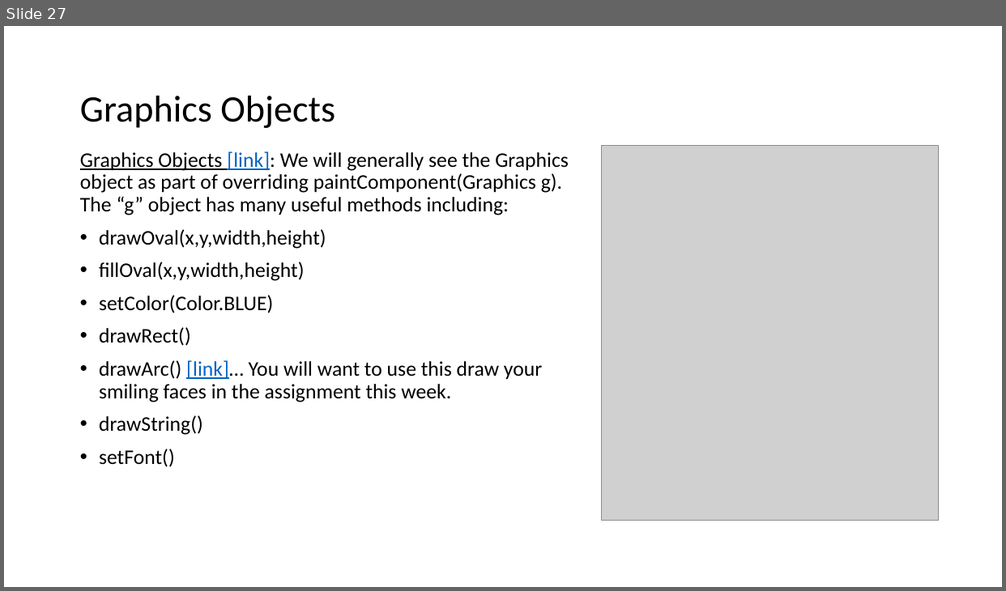
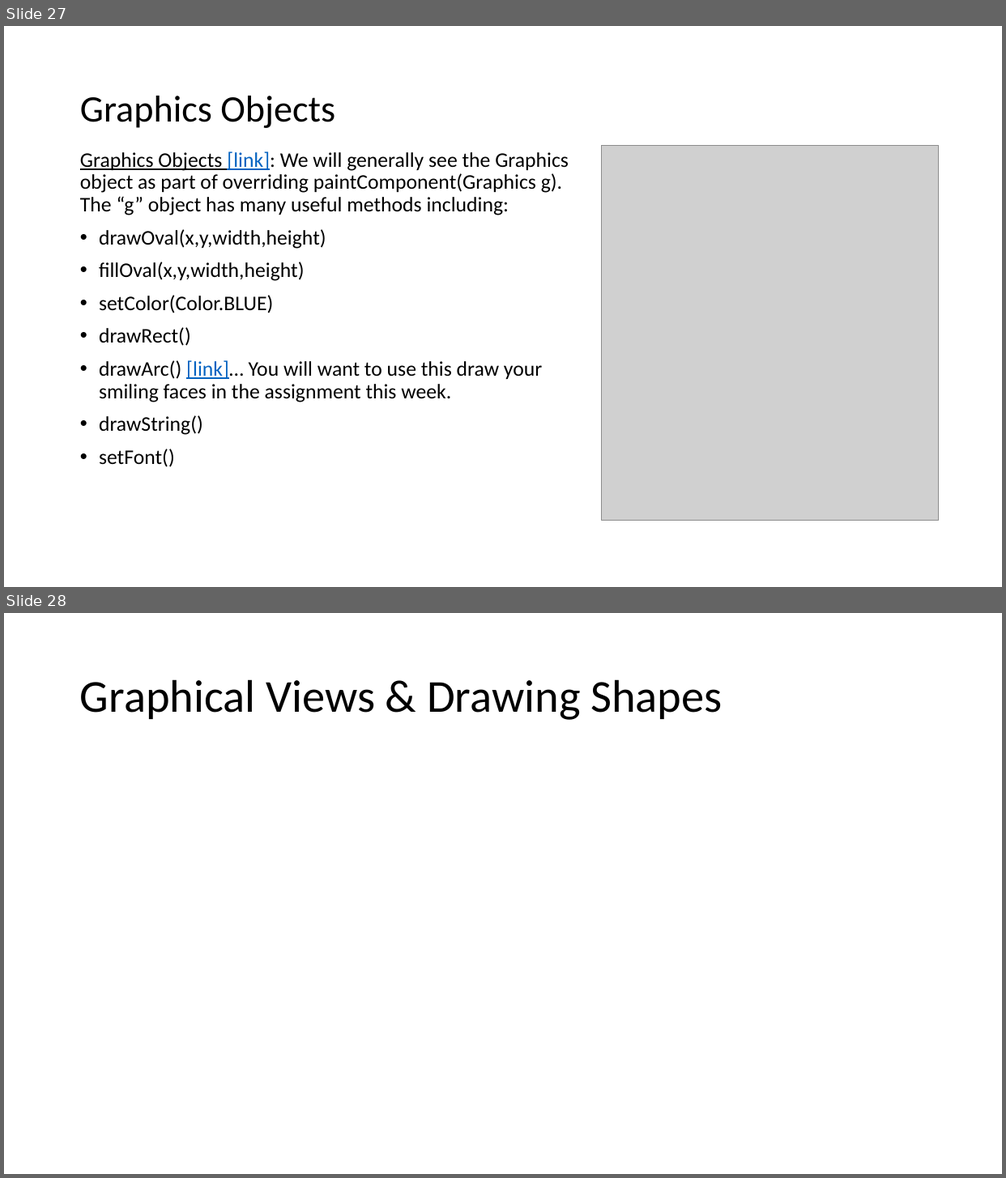
Before and after one commit to EricJPogue/www-epogue-info, a slide deck: CPSC-24500/Week03/2017SpringW03Slides.pptx. Shown one above the other, each under a label of ours: slide 27 before the commit, slides 27 and 28 after it. The pictures are 1006x591 and 1006x1178 pixels, drawn with LibreOffice and Linux fonts; fonts in the diff are those of the drawing; grey boxes stand for pictures. Boxes give left, top, right and bottom in pixels: in the first picture for what was removed or moved away, otherwise in the second. Text is boxed around its words. In the diff, an @@ line names an element or a change of style, - is before the commit and + after.

```diff
--- a/CPSC-24500/Week03/2017SpringW03Slides.pptx
+++ b/CPSC-24500/Week03/2017SpringW03Slides.pptx
@@ slide 28 added at (x1=4, y1=613, x2=1002, y2=1174), background #FFFFFF @@
@@ title added at (x1=80, y1=679, x2=722, y2=720), 44 pt, text #000000 @@
+Graphical Views & Drawing Shapes
```
Also in this commit, not shown: 1 slide changed, 7 other slides added, 3 other files.
